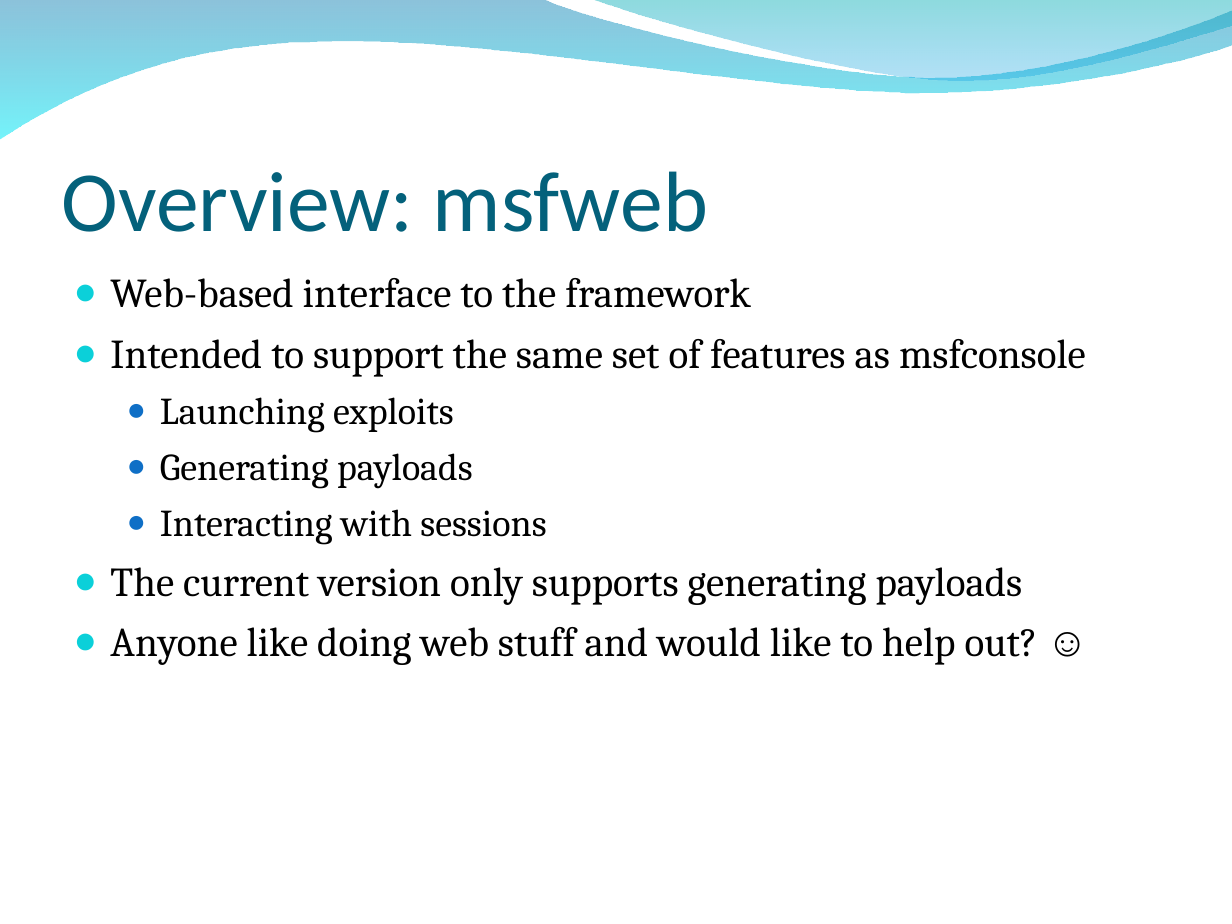
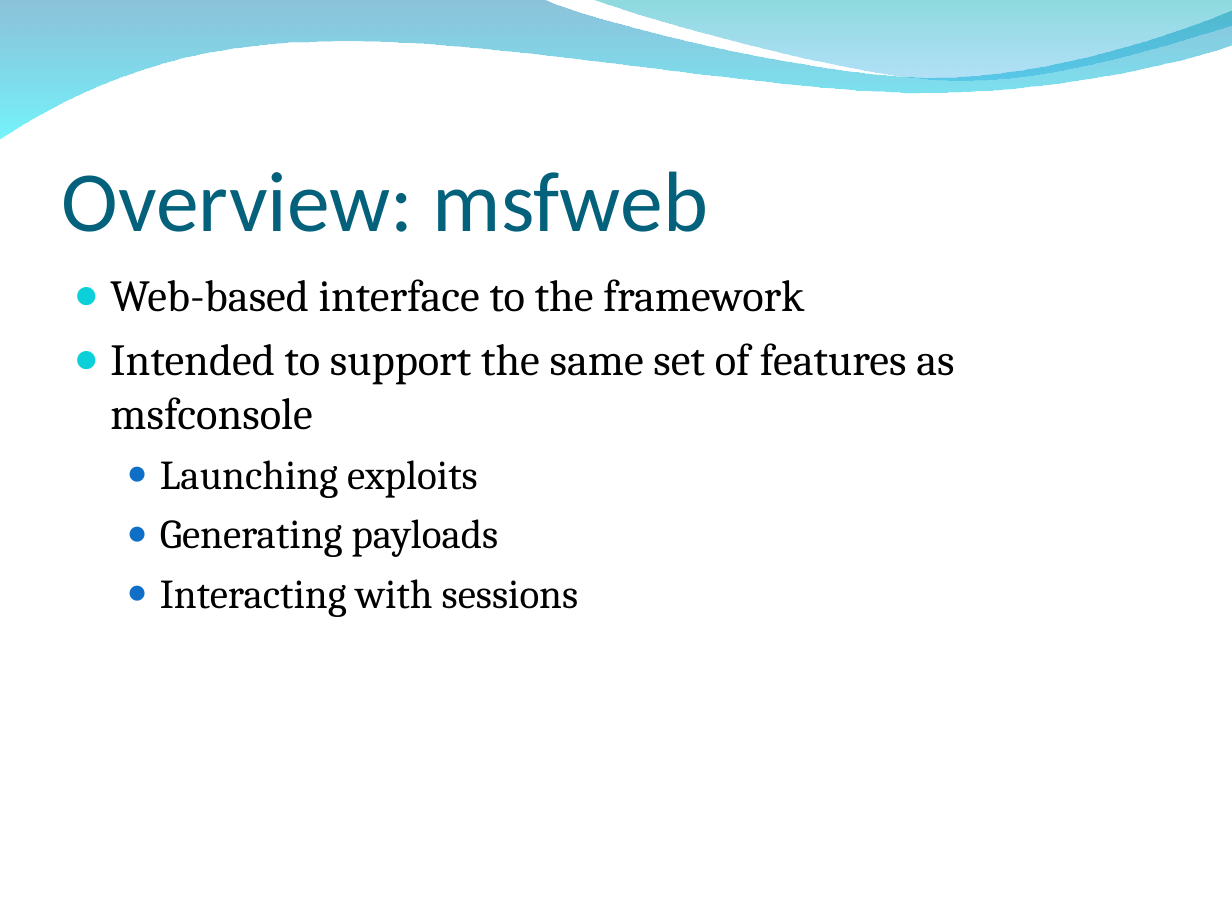
Before and after one commit to radar-webhook-testing/metasploit-framework-commits, a slide deck: slide 49 of dev/materials/msf3_internals_training/slides/bh_training_deck.ppt. Drawn at 1232x924 pixels with LibreOffice and Linux fonts; fonts in the diff are those of the drawing; background and template pictures are left out. Boxes give left, top, right and bottom in pixels: in the first picture for what was removed or moved away, otherwise in the second. Text is boxed around its words. In the diff, an @@ line names an element or a change of style, - is before the commit and + after.

```diff
--- a/dev/materials/msf3_internals_training/slides/bh_training_deck.ppt
+++ b/dev/materials/msf3_internals_training/slides/bh_training_deck.ppt
@@ text "Web-based interface to the framework" at box(110, 279, 954, 617): size 24.1 to 26 pt in "Web-based interface to the framework", "Intended to support the same set of ..."; size 22.2 to 24 pt in "Launching exploits", "Generating payloads", "Interacting with sessions" @@
@@ text at box(110, 567, 1038, 665): paragraphs removed @@
-● The current version only supports generating payloads
-● Anyone like doing web stuff and would like to help out? ☺
```
Also in this commit, not shown: 2 other slides changed.
